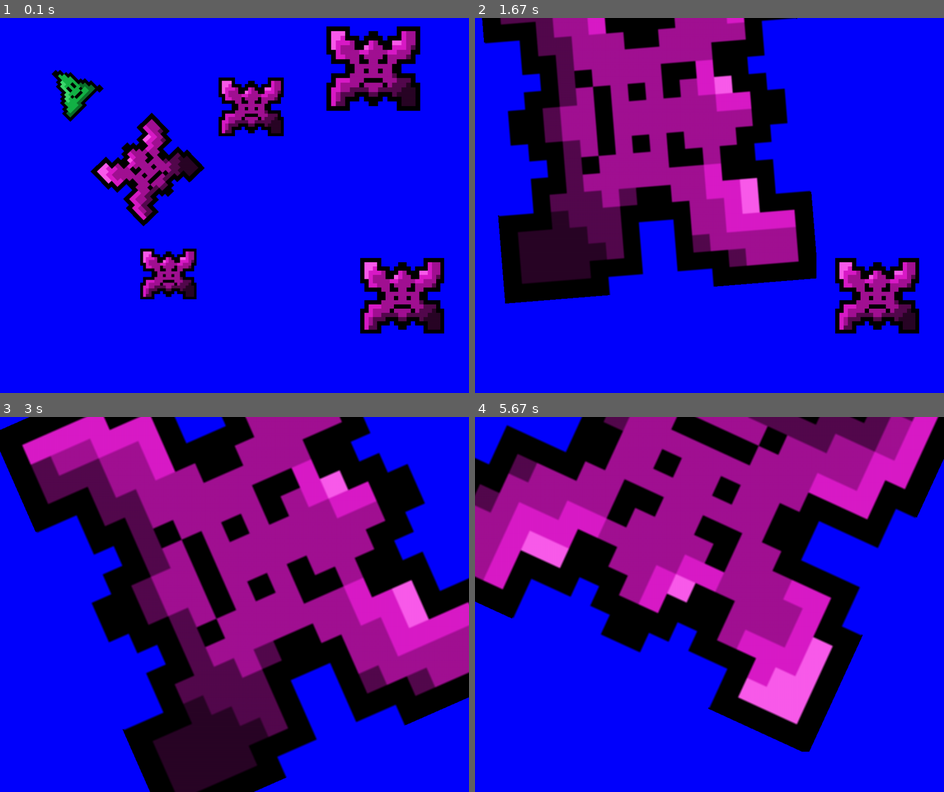
Above: before the commit, frames 1-4 (two rows, left to right).
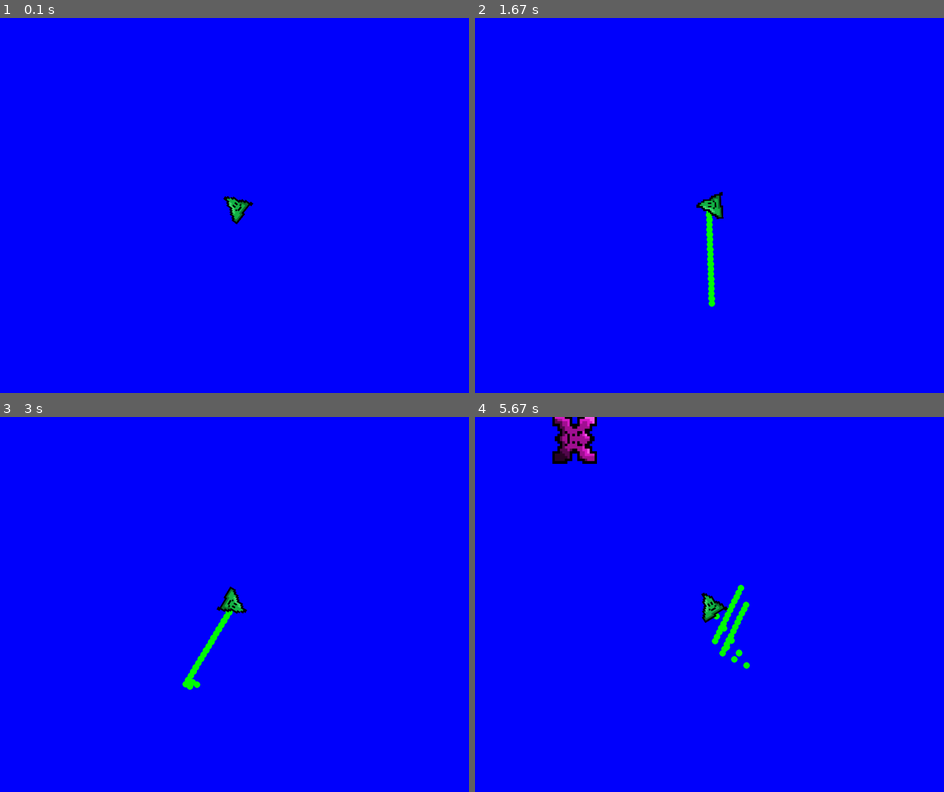
Above: after the commit, the same moments.

Repository: q14tstratford/Absorber-Game
Game: pygame game, started from Absorbin'_Time.py
Two runs of this game, one before a commit and one after it. Both use one fixed random seed, a clock stepped at 60 frames per second and the inputs below.
Inputs (mouse positions are in pixels of both pictures, inside the frame that each line leads up to):
- Up to frame 1 (0.1 s): no input
- Up to frame 2 (1.67 s): hold Right 0.33-0.8 s; move the mouse to (690, 220) at 0.37 s; hold W 0.88-1.18 s; move the mouse to (859, 194) at 0.92 s; hold D from 1.22 s (still down); move the mouse to (596, 209) at 1.25 s
- Up to frame 3 (3 s): release D at 1.68 s; hold A 1.72-2.25 s; move the mouse to (89, 548) at 1.75 s; hold S 2.28-2.58 s; move the mouse to (304, 473) at 2.32 s; hold A from 2.62 s (still down); move the mouse to (290, 638) at 2.65 s
- Up to frame 4 (5.67 s): release A at 3.02 s; hold W 3.05-3.42 s; move the mouse to (718, 477) at 3.08 s; hold D 3.45-4.08 s; move the mouse to (540, 593) at 3.48 s; hold S 4.12-4.48 s; move the mouse to (714, 645) at 4.15 s; hold A 4.52-4.98 s; move the mouse to (695, 540) at 4.55 s; hold D 5.02-5.48 s; move the mouse to (831, 664) at 5.05 s; hold W from 5.52 s (still down); move the mouse to (634, 480) at 5.55 s

The runs differ from the first frame. In frame 1, 14% of the frame differs, in the area x 11-95%, y 2-85%; in frame 2, 43%; in frame 3, 64%, in the area x 0-100%, y 0-100%; in frame 4, 54%.

Commit message:
Add files via upload

Diff:
--- a/Absorbin'_Time.py
+++ b/Absorbin'_Time.py
@@ -31,24 +31,20 @@
                     allCreatures.remove(creature1)
                     creature2.size+=creature1.Die()
 
-
 #Classes
 
 class Creature:
     def __init__(self,x,y,size,image):
         self.x=x
         self.y=y
-        if self.x>=width:
-            self.x=10
-        if self.x<=0:
-            self.x=990
         self.sprite=makeSprite(image)
         self.direction=0
         self.size=size
         self.speed = 10
-        moveSprite(self.sprite,self.x,self.y, centre=True)
+        self.trailPos=[]
+        moveSprite(self.sprite,500,400, centre=True)
         showSprite(self.sprite)
-        transformSprite(self.sprite,self.direction,self.size)
+        transformSprite(self.sprite,self.direction,(self.size**0.5)/50)
 
     def move(self):
         mX=mouseX()
@@ -57,13 +53,16 @@
         aP=keyPressed("A")
         sP=keyPressed("S")
         dP=keyPressed("D")
-        dX=mX-self.x
-        dY=mY-self.y
+        dX=mX-500
+        dY=mY-400
         self.direction=math.atan2(dY,dX)
-        transformSprite(self.sprite,self.direction/math.pi*180+90,self.size)
+        transformSprite(self.sprite,self.direction/math.pi*180+90,(self.size**0.5)/50)
         xspeed = 0
         yspeed = 0
         speedScalar=((dX**2+dY**2)**0.5)/100
+        self.trailPos.append([int(self.x),int(self.y)])
+        if len(self.trailPos) > 20:
+            self.trailPos.pop(0)
         if speedScalar>1.25:
             speedScalar==1.25
         if abs(dX)>5 or abs(dY)>5:
@@ -81,13 +80,24 @@
                 yspeed = (yspeed*0.75)+1.05*self.speed * math.sin(self.direction+math.pi/2)
         self.x += xspeed
         self.y += yspeed
-        moveSprite(self.sprite, self.x, self.y, centre=True)
+        for tElement in self.trailPos:
+            drawEllipse(500+tElement[0]-self.x,400+tElement[1]-self.y,(self.size**0.5),(self.size**0.5),"green")
 
     def Die(self):
         hideSprite(self.sprite)
         return self.size
 
 class Enemy(Creature):
+    def __init__(self,x,y,size,image):
+        self.x=x
+        self.y=y
+        self.sprite=makeSprite(image)
+        self.direction=0
+        self.size=size
+        self.speed = 10
+        showSprite(self.sprite)
+        transformSprite(self.sprite,self.direction,(self.size**0.5)/50)
+
     def move(self):
         global Player
         dX=Player.x-self.x
@@ -96,40 +106,44 @@
         yspeed=0
         if((dX**2+dY**2)**0.5)<10:
             self.direction=math.atan2(dY,dX)
-            transformSprite(self.sprite,self.direction/math.pi*180+90,self.size)
             xspeed=0
             yspeed=0
         elif ((dX**2+dY**2)**0.5)<350 and self.size>Player.size:
             self.direction=math.atan2(dY,dX)
-            transformSprite(self.sprite,self.direction/math.pi*180+90,self.size)
             xspeed = self.speed * math.cos(self.direction)
             yspeed = self.speed * math.sin(self.direction)
         elif ((dX**2+dY**2)**0.5)<350 and self.size<=Player.size:
             self.direction=math.atan2(-dY,-dX)
-            transformSprite(self.sprite,self.direction/math.pi*180+90,self.size)
             xspeed = self.speed * math.cos(self.direction)
             yspeed = self.speed * math.sin(self.direction)
 
-        self.x += xspeed
-        self.y += yspeed
-        moveSprite(self.sprite, self.x, self.y, centre=True)
+        self.x = (self.x + xspeed)%10000
+        self.y = (self.y + yspeed)%10000
+        if (dX**2+dY**2)**0.5 <750:
+            transformSprite(self.sprite,self.direction/math.pi*180+90,(self.size**0.5)/50)
+        moveSprite(self.sprite, 500+(self.x-Player.x),400+(self.y-Player.y), centre=True)
 
 
 #Creatures
 
-Player=Creature(150,150,0.5,"Kevin.png")
+Player=Creature(5000,5000,200,"Kevin.png")
 
 enemies=[]
-for i in range(5):
-    enemies.append(Enemy(random.randint(0,1000),random.randint(0,800),random.randint(0,10)/10,"Bob.png"))
+for i in range(200):
+    enemies.append(Enemy(random.randint(0,10000),random.randint(0,10000),random.randint(0,10000)/10,"Bob.png"))
 allCreatures=enemies
 allCreatures.append(Player)
 #Main Body
 while True:
+    clearShapes()
     Player.move()
     tick(30)
     for e in enemies:
         e.move()
     updateDisplay()
-    colDetect()
+    try:
+        colDetect()
+    finally:
+        pass
+
 endWait()
